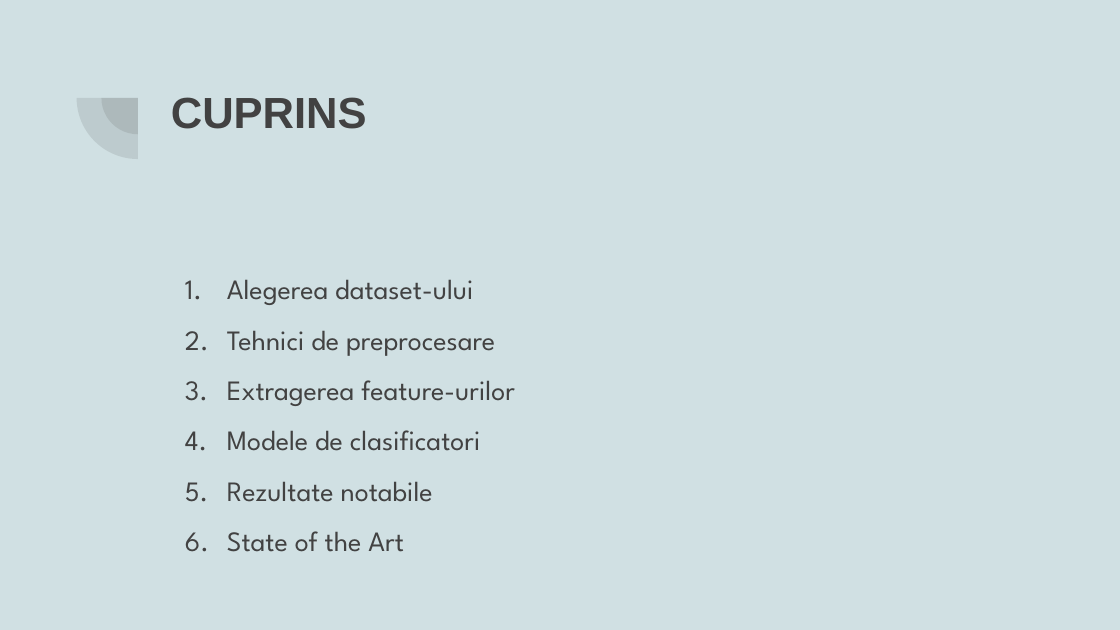
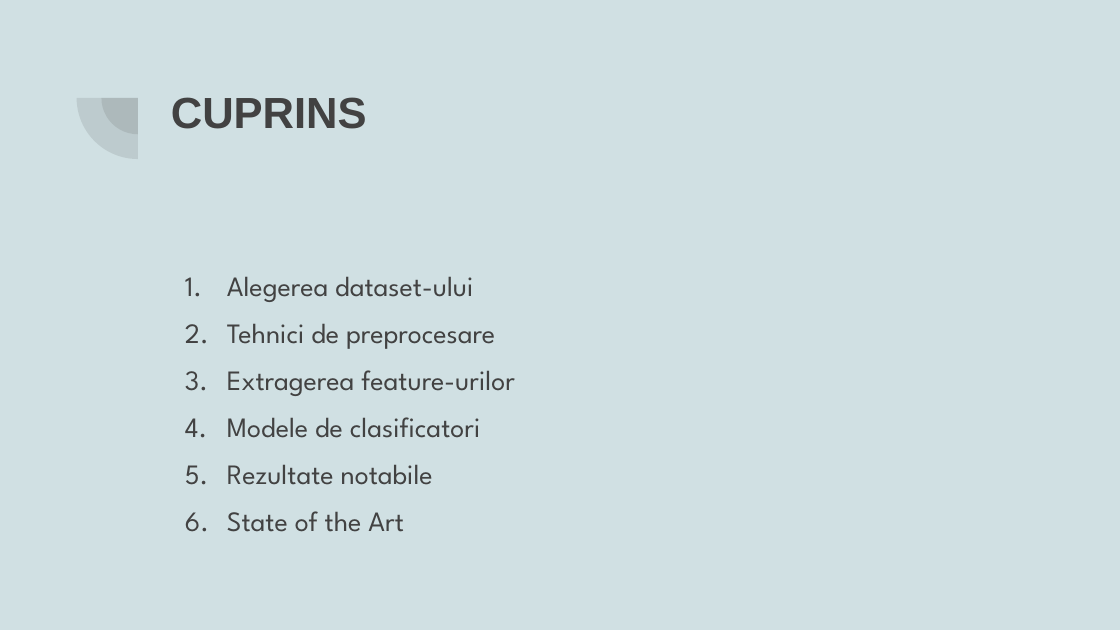
Before and after one commit to Cuciureanu-Dragos-Adrian/Foundations-of-NLP, a slide deck: slide 2 of Hate speech Analysis.pptx. Drawn at 1120x630 pixels with LibreOffice and Linux fonts; fonts in the diff are those of the drawing. Boxes give left, top, right and bottom in pixels: in the first picture for what was removed or moved away, otherwise in the second. Text is boxed around its words. In the diff, an @@ line names an element or a change of style, - is before the commit and + after.

```diff
--- a/Hate speech Analysis.pptx
+++ b/Hate speech Analysis.pptx
@@ text "Alegerea dataset-ului" at bbox=[227, 276, 515, 532]: line spacing 1.5 to 1.4 @@
```
Also in this commit, not shown: 4 other slides changed, 40 other files.
